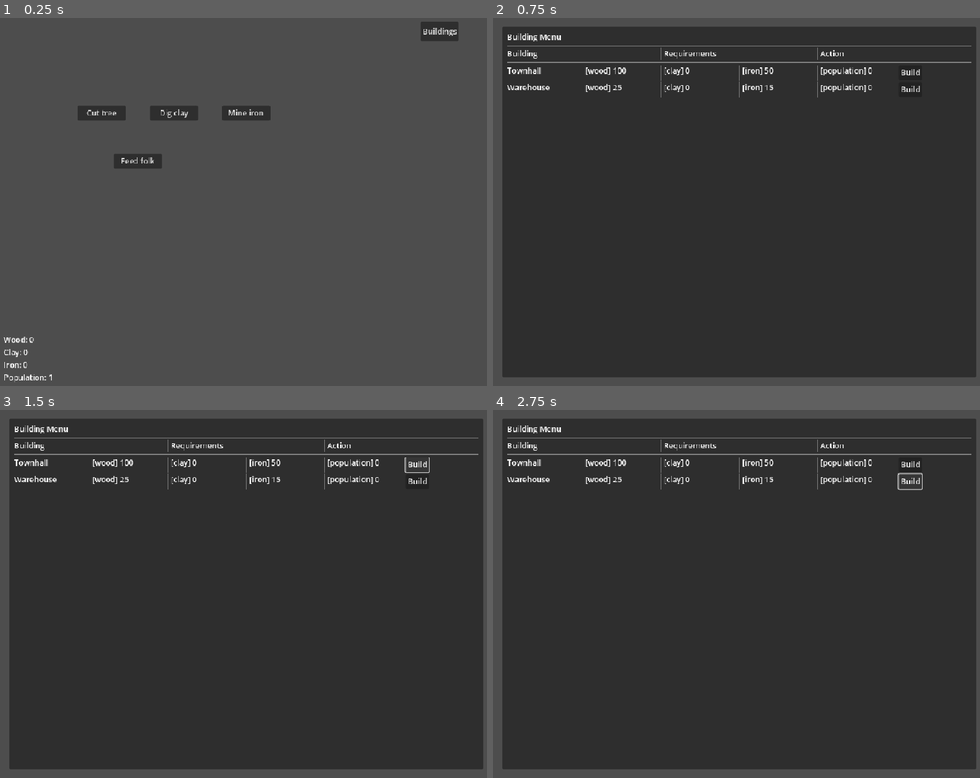
Above: before the commit, frames 1-4 (two rows, left to right).
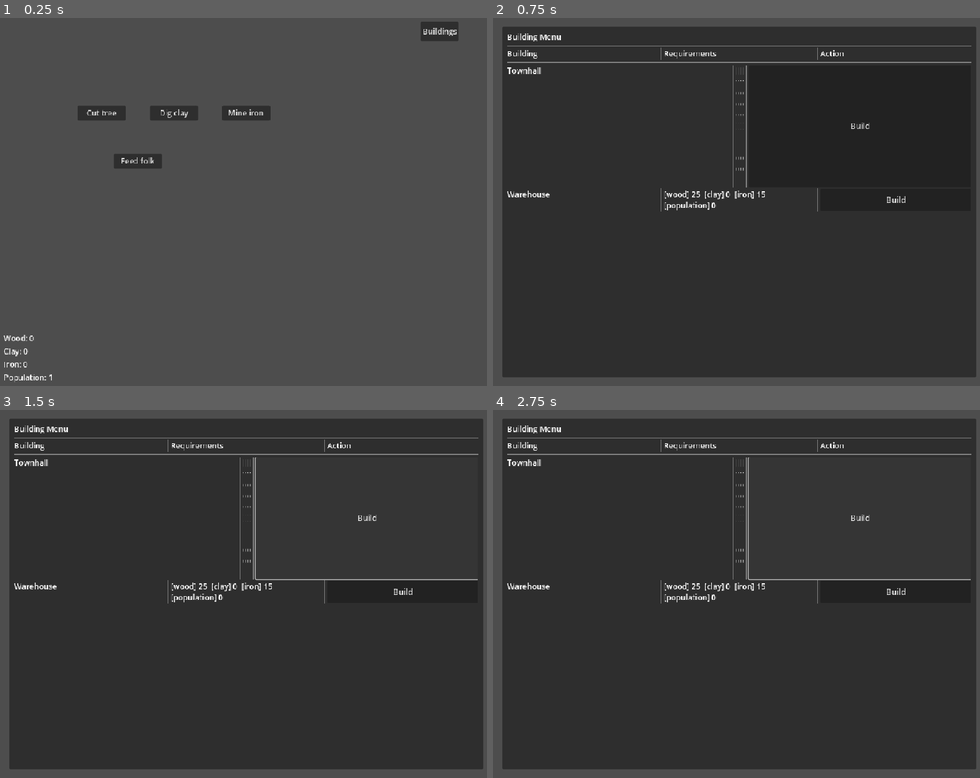
Above: after the commit, the same moments.

Repository: W00jo/sando-incremental
Game: Godot game, scene res://scenes/Main.tscn
The game is run twice, just before and just after one commit, with the same random seed, the same clock (stepped at 60 frames per second) and the same inputs.
Inputs:
- Up to frame 1 (0.25 s): no input
- Up to frame 2 (0.75 s): click "Buildings" at 0.5 s
- Up to frame 3 (1.5 s): click "Build" at 1.25 s
- Up to frame 4 (2.75 s): click "Build" at 2 s

The runs differ from the first frame. In frame 1, 0.1% of the frame differs, in the area x 0-7%, y 86-96%; in frame 2, 1.3%; in frame 3, 1.5%; in frame 4, 1.6%, in the area x 2-99%, y 12-53%.

Commit message:
Enables BBCode for resource display
Adds support for BBCode in resource labels, preparing the UI for icon integration and rich text formatting.

This change updates resource labels to RichTextLabel nodes, enabling BBCode support across the UI, including resource panels and building requirements. Also adds documentation file for the UI icons. This allows for the eventual implementation of in-game icons to be displayed alongside the text of the resources.

Diff:
--- a/scenes/Building.tscn
+++ b/scenes/Building.tscn
@@ -61,6 +61,7 @@
 [node name="RequirementsHeader" type="RichTextLabel" parent="Panel/VBoxContainer/HeaderRow"]
 layout_mode = 2
 size_flags_horizontal = 3
+bbcode_enabled = true
 text = "Requirements"
 fit_content = true
 
@@ -70,6 +71,7 @@
 [node name="ActionHeader" type="RichTextLabel" parent="Panel/VBoxContainer/HeaderRow"]
 layout_mode = 2
 size_flags_horizontal = 3
+bbcode_enabled = true
 text = "Action"
 fit_content = true
 
@@ -90,51 +92,59 @@
 [node name="TownhallName" type="RichTextLabel" parent="Panel/VBoxContainer/ScrollContainer/BuildingsContainer/TownhallRow"]
 layout_mode = 2
 size_flags_horizontal = 3
+bbcode_enabled = true
 text = "Townhall"
 fit_content = true
 
 [node name="VSeparator" type="VSeparator" parent="Panel/VBoxContainer/ScrollContainer/BuildingsContainer/TownhallRow"]
 layout_mode = 2
 
-[node name="TownhallWood" type="RichTextLabel" parent="Panel/VBoxContainer/ScrollContainer/BuildingsContainer/TownhallRow"]
+[node name="WoodSection" type="HBoxContainer" parent="Panel/VBoxContainer/ScrollContainer/BuildingsContainer/TownhallRow"]
+layout_mode = 2
+
+[node name="WoodAmount" type="RichTextLabel" parent="Panel/VBoxContainer/ScrollContainer/BuildingsContainer/TownhallRow/WoodSection"]
 layout_mode = 2
 size_flags_horizontal = 3
-text = "[wood] 100"
+bbcode_enabled = true
+text = "[wood] 100 "
+fit_content = true
+
+[node name="ClaySection" type="HBoxContainer" parent="Panel/VBoxContainer/ScrollContainer/BuildingsContainer/TownhallRow"]
+layout_mode = 2
+
+[node name="WoodAmount" type="RichTextLabel" parent="Panel/VBoxContainer/ScrollContainer/BuildingsContainer/TownhallRow/ClaySection"]
+layout_mode = 2
+size_flags_horizontal = 3
+bbcode_enabled = true
+text = "[wood] 100 "
+fit_content = true
+
+[node name="IronSection" type="HBoxContainer" parent="Panel/VBoxContainer/ScrollContainer/BuildingsContainer/TownhallRow"]
+layout_mode = 2
+
+[node name="IronAmount" type="RichTextLabel" parent="Panel/VBoxContainer/ScrollContainer/BuildingsContainer/TownhallRow/IronSection"]
+layout_mode = 2
+size_flags_horizontal = 3
+bbcode_enabled = true
+text = "[wood] 100 "
+fit_content = true
+
+[node name="PopulationSection" type="HBoxContainer" parent="Panel/VBoxContainer/ScrollContainer/BuildingsContainer/TownhallRow"]
+layout_mode = 2
+
+[node name="PopulationAmount" type="RichTextLabel" parent="Panel/VBoxContainer/ScrollContainer/BuildingsContainer/TownhallRow/PopulationSection"]
+layout_mode = 2
+size_flags_horizontal = 3
+bbcode_enabled = true
+text = "[wood] 100 "
 fit_content = true
 
 [node name="VSeparator2" type="VSeparator" parent="Panel/VBoxContainer/ScrollContainer/BuildingsContainer/TownhallRow"]
 layout_mode = 2
 
-[node name="TownhallClay" type="RichTextLabel" parent="Panel/VBoxContainer/ScrollContainer/BuildingsContainer/TownhallRow"]
+[node name="TownhallButton" type="Button" parent="Panel/VBoxContainer/ScrollContainer/BuildingsContainer/TownhallRow"]
 layout_mode = 2
 size_flags_horizontal = 3
-text = "[clay] 0"
-fit_content = true
-
-[node name="VSeparator3" type="VSeparator" parent="Panel/VBoxContainer/ScrollContainer/BuildingsContainer/TownhallRow"]
-layout_mode = 2
-
-[node name="TownhallIron" type="RichTextLabel" parent="Panel/VBoxContainer/ScrollContainer/BuildingsContainer/TownhallRow"]
-layout_mode = 2
-size_flags_horizontal = 3
-text = "[iron] 50"
-fit_content = true
-
-[node name="VSeparator4" type="VSeparator" parent="Panel/VBoxContainer/ScrollContainer/BuildingsContainer/TownhallRow"]
-layout_mode = 2
-
-[node name="TownhallPopulation" type="RichTextLabel" parent="Panel/VBoxContainer/ScrollContainer/BuildingsContainer/TownhallRow"]
-layout_mode = 2
-size_flags_horizontal = 3
-text = "[population] 0"
-fit_content = true
-
-[node name="VSeparator5" type="VSeparator" parent="Panel/VBoxContainer/ScrollContainer/BuildingsContainer/TownhallRow"]
-layout_mode = 2
-
-[node name="TownhallButton" type="Button" parent="Panel/VBoxContainer/ScrollContainer/BuildingsContainer/TownhallRow"]
-layout_mode = 2
-size_flags_horizontal = 2
 text = "Build"
 
 [node name="WarehouseRow" type="HBoxContainer" parent="Panel/VBoxContainer/ScrollContainer/BuildingsContainer"]
@@ -143,49 +153,24 @@
 [node name="WarehouseName" type="RichTextLabel" parent="Panel/VBoxContainer/ScrollContainer/BuildingsContainer/WarehouseRow"]
 layout_mode = 2
 size_flags_horizontal = 3
+bbcode_enabled = true
 text = "Warehouse"
 fit_content = true
 
 [node name="VSeparator" type="VSeparator" parent="Panel/VBoxContainer/ScrollContainer/BuildingsContainer/WarehouseRow"]
 layout_mode = 2
 
-[node name="WarehouseWood" type="RichTextLabel" parent="Panel/VBoxContainer/ScrollContainer/BuildingsContainer/WarehouseRow"]
+[node name="WarehouseRequirements" type="RichTextLabel" parent="Panel/VBoxContainer/ScrollContainer/BuildingsContainer/WarehouseRow"]
 layout_mode = 2
 size_flags_horizontal = 3
-text = "[wood] 25"
+bbcode_enabled = true
+text = "[wood] 25  [clay] 0  [iron] 15  [population] 0"
 fit_content = true
 
 [node name="VSeparator2" type="VSeparator" parent="Panel/VBoxContainer/ScrollContainer/BuildingsContainer/WarehouseRow"]
 layout_mode = 2
 
-[node name="WarehouseClay" type="RichTextLabel" parent="Panel/VBoxContainer/ScrollContainer/BuildingsContainer/WarehouseRow"]
+[node name="WarehouseButton" type="Button" parent="Panel/VBoxContainer/ScrollContainer/BuildingsContainer/WarehouseRow"]
 layout_mode = 2
 size_flags_horizontal = 3
-text = "[clay] 0"
-fit_content = true
-
-[node name="VSeparator3" type="VSeparator" parent="Panel/VBoxContainer/ScrollContainer/BuildingsContainer/WarehouseRow"]
-layout_mode = 2
-
-[node name="WarehouseIron" type="RichTextLabel" parent="Panel/VBoxContainer/ScrollContainer/BuildingsContainer/WarehouseRow"]
-layout_mode = 2
-size_flags_horizontal = 3
-text = "[iron] 15"
-fit_content = true
-
-[node name="VSeparator4" type="VSeparator" parent="Panel/VBoxContainer/ScrollContainer/BuildingsContainer/WarehouseRow"]
-layout_mode = 2
-
-[node name="WarehousePopulation" type="RichTextLabel" parent="Panel/VBoxContainer/ScrollContainer/BuildingsContainer/WarehouseRow"]
-layout_mode = 2
-size_flags_horizontal = 3
-text = "[population] 0"
-fit_content = true
-
-[node name="VSeparator5" type="VSeparator" parent="Panel/VBoxContainer/ScrollContainer/BuildingsContainer/WarehouseRow"]
-layout_mode = 2
-
-[node name="WarehouseButton" type="Button" parent="Panel/VBoxContainer/ScrollContainer/BuildingsContainer/WarehouseRow"]
-layout_mode = 2
-size_flags_horizontal = 2
 text = "Build"
--- a/scenes/Main.tscn
+++ b/scenes/Main.tscn
@@ -32,21 +32,29 @@
 offset_bottom = -8.0
 grow_vertical = 0
 
-[node name="WoodLabel" type="Label" parent="UI/HUD/ResourcePanel"]
+[node name="WoodLabel" type="RichTextLabel" parent="UI/HUD/ResourcePanel"]
 layout_mode = 2
+bbcode_enabled = true
 text = "Wood: 0"
+fit_content = true
 
-[node name="ClayLabel" type="Label" parent="UI/HUD/ResourcePanel"]
+[node name="ClayLabel" type="RichTextLabel" parent="UI/HUD/ResourcePanel"]
 layout_mode = 2
+bbcode_enabled = true
 text = "Clay: 0"
+fit_content = true
 
-[node name="IronLabel" type="Label" parent="UI/HUD/ResourcePanel"]
+[node name="IronLabel" type="RichTextLabel" parent="UI/HUD/ResourcePanel"]
 layout_mode = 2
+bbcode_enabled = true
 text = "Iron: 0"
+fit_content = true
 
-[node name="PopulationLabel" type="Label" parent="UI/HUD/ResourcePanel"]
+[node name="PopulationLabel" type="RichTextLabel" parent="UI/HUD/ResourcePanel"]
 layout_mode = 2
+bbcode_enabled = true
 text = "Population: 1"
+fit_content = true
 
 [node name="MenuButtons" type="HBoxContainer" parent="UI/HUD"]
 layout_mode = 1
--- a/src/Main.gd
+++ b/src/Main.gd
@@ -4,10 +4,10 @@
 var resource_manager
 
 # UI references
-@onready var wood_label: Label = $UI/HUD/ResourcePanel/WoodLabel
-@onready var clay_label: Label = $UI/HUD/ResourcePanel/ClayLabel
-@onready var iron_label: Label = $UI/HUD/ResourcePanel/IronLabel
-@onready var population_label: Label = $UI/HUD/ResourcePanel/PopulationLabel
+@onready var wood_label: RichTextLabel = $UI/HUD/ResourcePanel/WoodLabel
+@onready var clay_label: RichTextLabel = $UI/HUD/ResourcePanel/ClayLabel
+@onready var iron_label: RichTextLabel = $UI/HUD/ResourcePanel/IronLabel
+@onready var population_label: RichTextLabel = $UI/HUD/ResourcePanel/PopulationLabel
 
 # Gathering buttons
 @onready var wood_button: Button = $UI/GatheringArea/Wood
@@ -41,7 +41,7 @@
 func _on_resource_changed(_resource_type: String, _new_amount: int) -> void:
 	_update_resource_display()
 
-# Update all resource labels
+# Update all resource labels - ready for manual icon integration via editor
 func _update_resource_display() -> void:
 	wood_label.text = "Wood: " + str(resource_manager.get_wood())
 	clay_label.text = "Clay: " + str(resource_manager.get_clay())
Not shown, added: assets/sprites/ui/README.md
